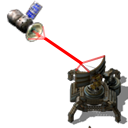
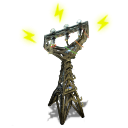
Layered file, before and after one edit (128px x 128px). Changes by layer:
hid group "space based solar power" (10 layers) over [6, 0, 128, 128]
added group "radio" with 3 layers above "microwave equipment" over [11, 0, 114, 126]
added layer "Layer 8" in group "radio" over [43, 19, 90, 125]
added layer "electric-energy-distribution" in group "radio" over [11, 0, 114, 126]
